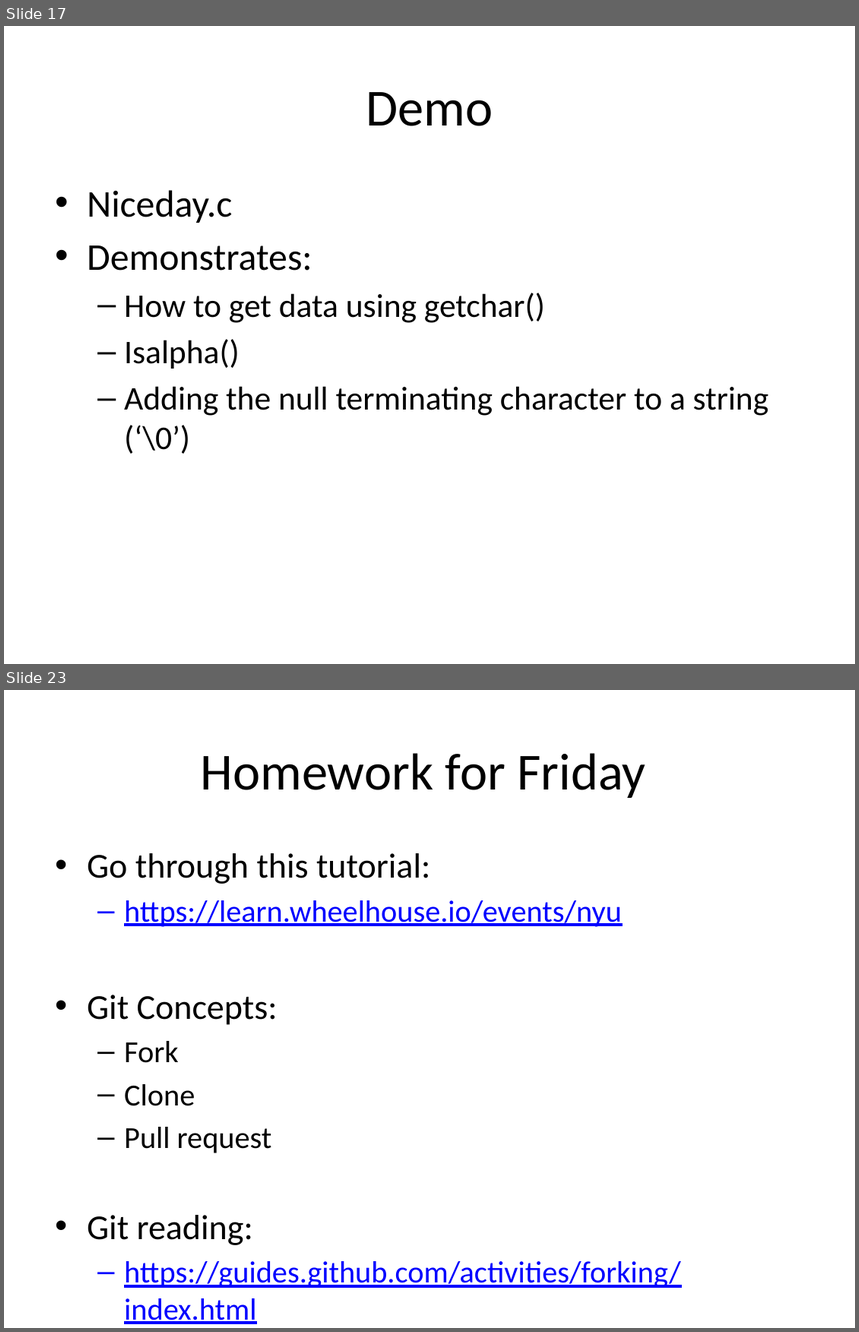
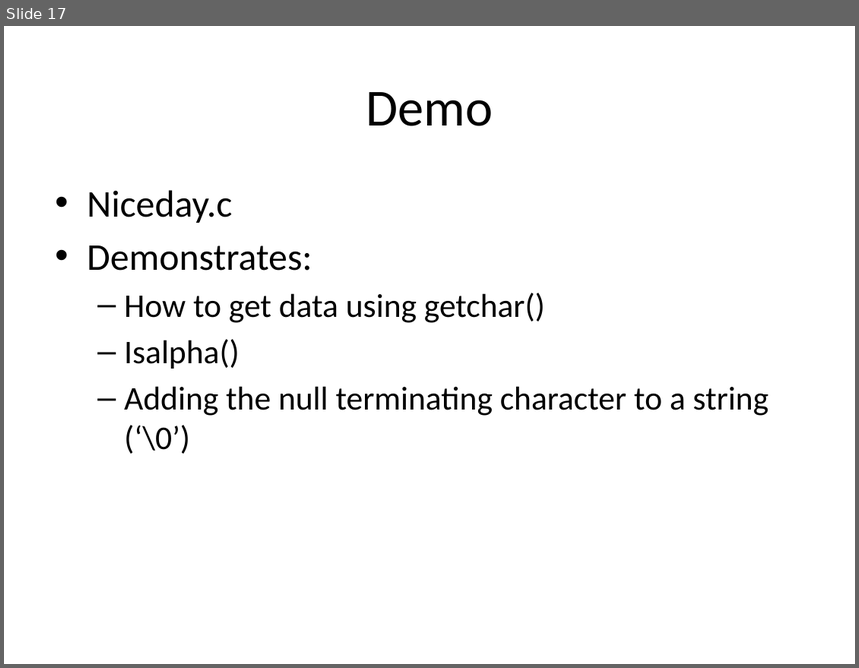
Before and after one commit to kinsidar/Spring2016, a slide deck: Slides/Lesson3.pptx. Shown one above the other, each under a label of ours: slides 17 and 23 before the commit, slide 17 after it; the slides between them are not shown. The pictures are 859x1332 and 859x668 pixels, drawn with LibreOffice and Linux fonts; fonts in the diff are those of the drawing. Boxes give left, top, right and bottom in pixels: in the first picture for what was removed or moved away, otherwise in the second. Text is boxed around its words. In the diff, an @@ line names an element or a change of style, - is before the commit and + after.

```diff
--- a/Slides/Lesson3.pptx
+++ b/Slides/Lesson3.pptx
@@ slide 23 removed at (4,690,855,1328), background #FFFFFF @@
@@ title removed at (201,753,645,798) @@
-Homework for Friday
@@ text removed at (87,853,681,1325) @@
-• Go through this tutorial:
-  – https://learn.wheelhouse.io/events/nyu
-• Git Concepts:
-  – Fork
-  – Clone
-  – Pull request
-• Git reading:
-  – https://guides.github.com/activities/forking/index.html
```
Also in this commit, not shown: 6 other slides removed, 7 other files.
